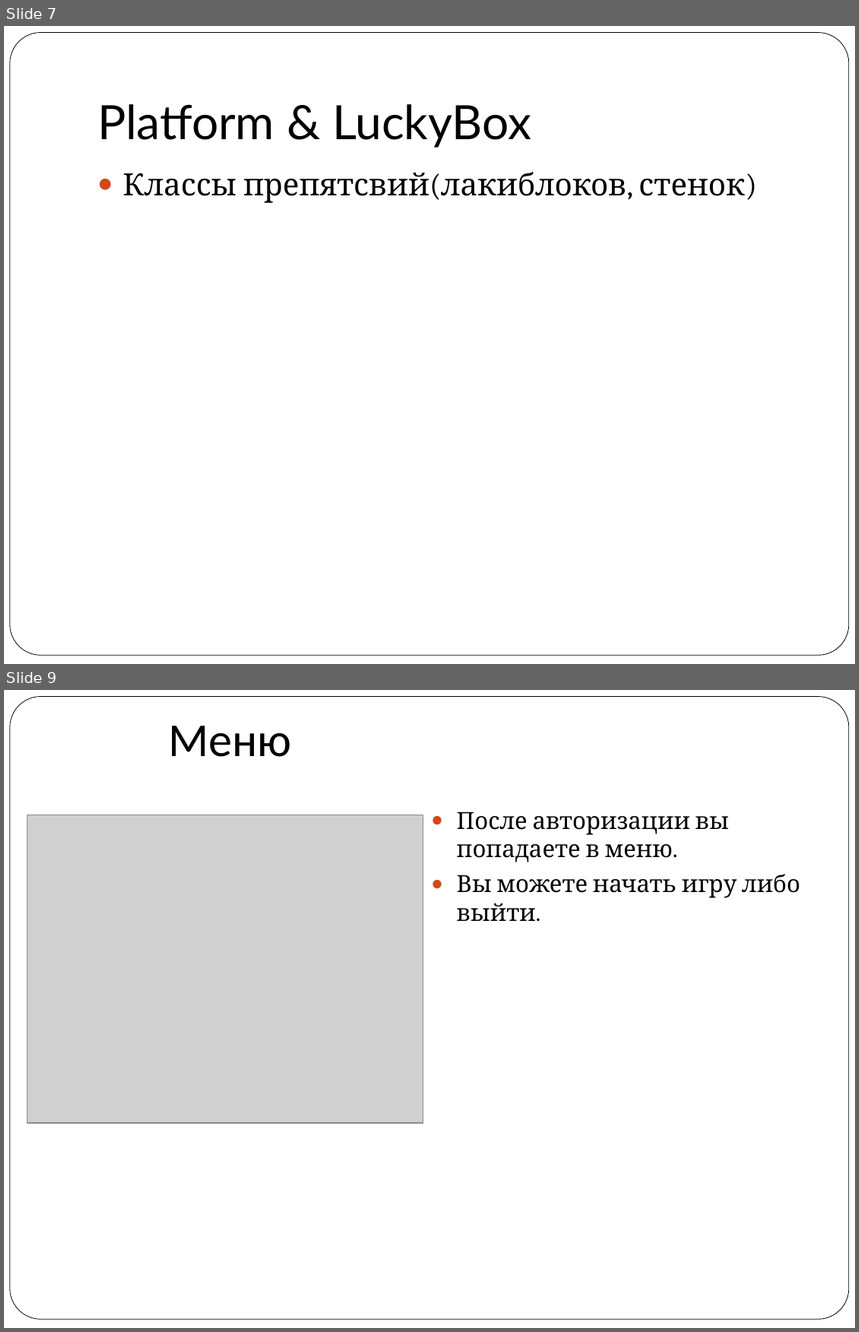
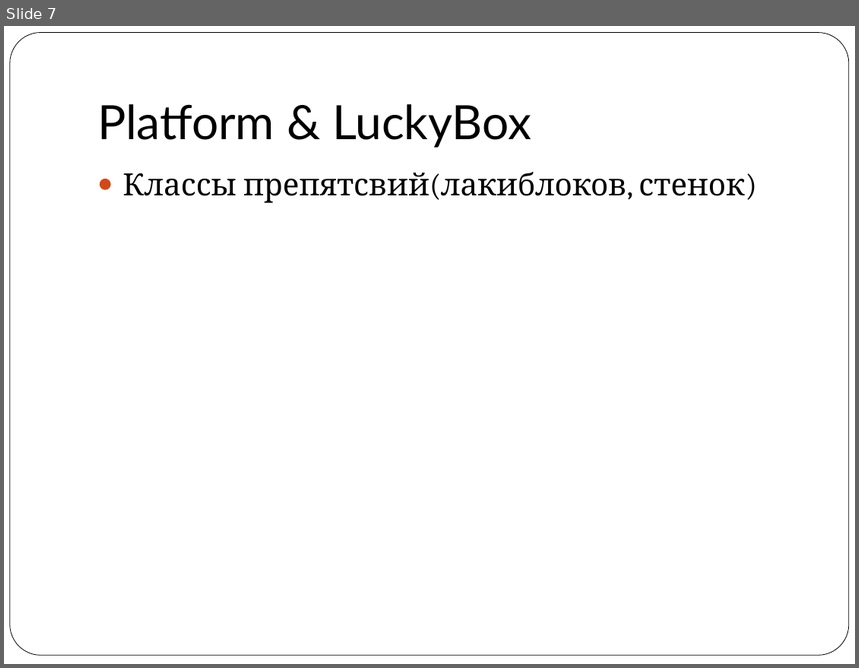
Before and after one commit to vitaly06/SuperMario, a slide deck: piton.ppt. Shown one above the other, each under a label of ours: slides 7 and 9 before the commit, slide 7 after it; the slides between them are not shown. The pictures are 859x1332 and 859x668 pixels, drawn with LibreOffice and Linux fonts; fonts in the diff are those of the drawing; grey boxes stand for pictures. Boxes give left, top, right and bottom in pixels: in the first picture for what was removed or moved away, otherwise in the second. Text is boxed around its words. In the diff, an @@ line names an element or a change of style, - is before the commit and + after.

```diff
--- a/piton.ppt
+++ b/piton.ppt
@@ slide 9 removed at bbox=[4, 690, 855, 1328], background #FFFFFF; not listed: 1 template element that a slide beside it also shows @@
@@ title removed at bbox=[168, 726, 291, 757] @@
-Меню
@@ picture removed at bbox=[27, 815, 423, 1123] @@
@@ text removed at bbox=[457, 812, 800, 921] @@
-● После авторизации вы попадаете в меню.
-● Вы можете начать игру либо выйти.
```
Also in this commit, not shown: 2 slides changed, 4 slides added, 7 other slides removed.
